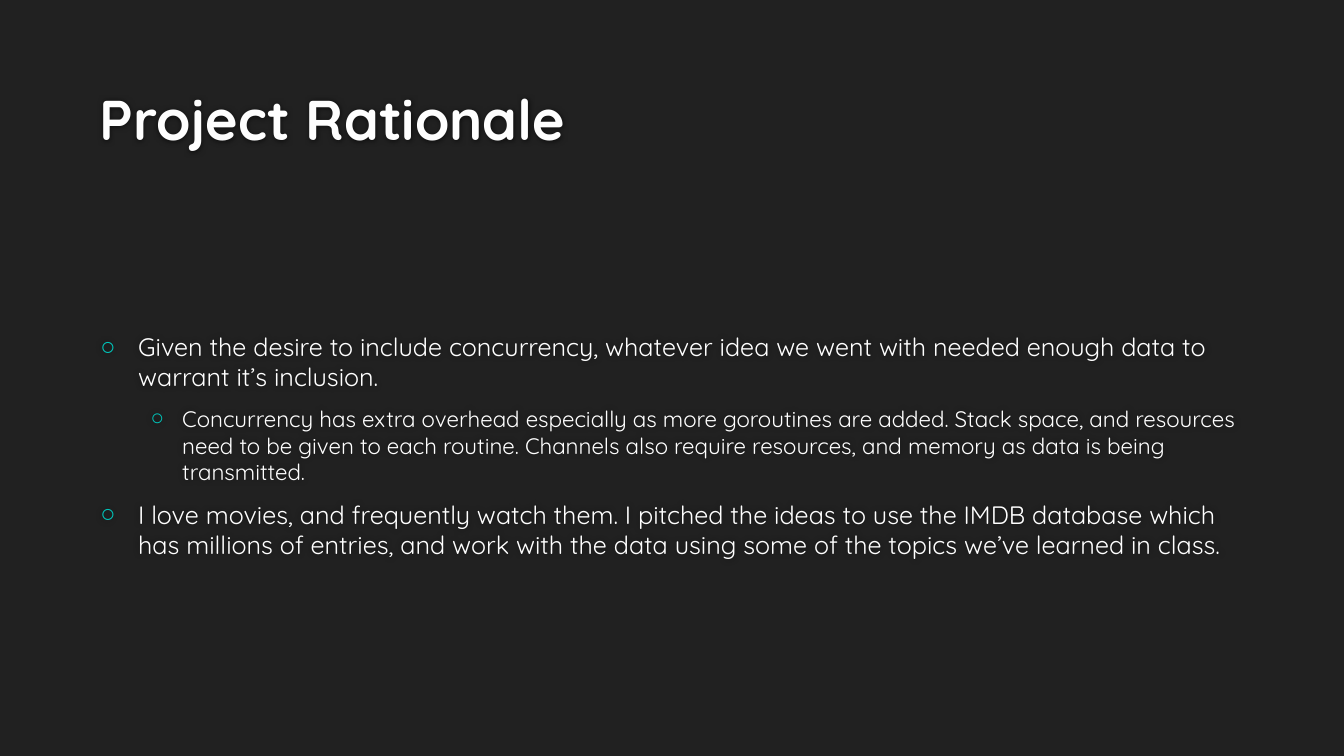
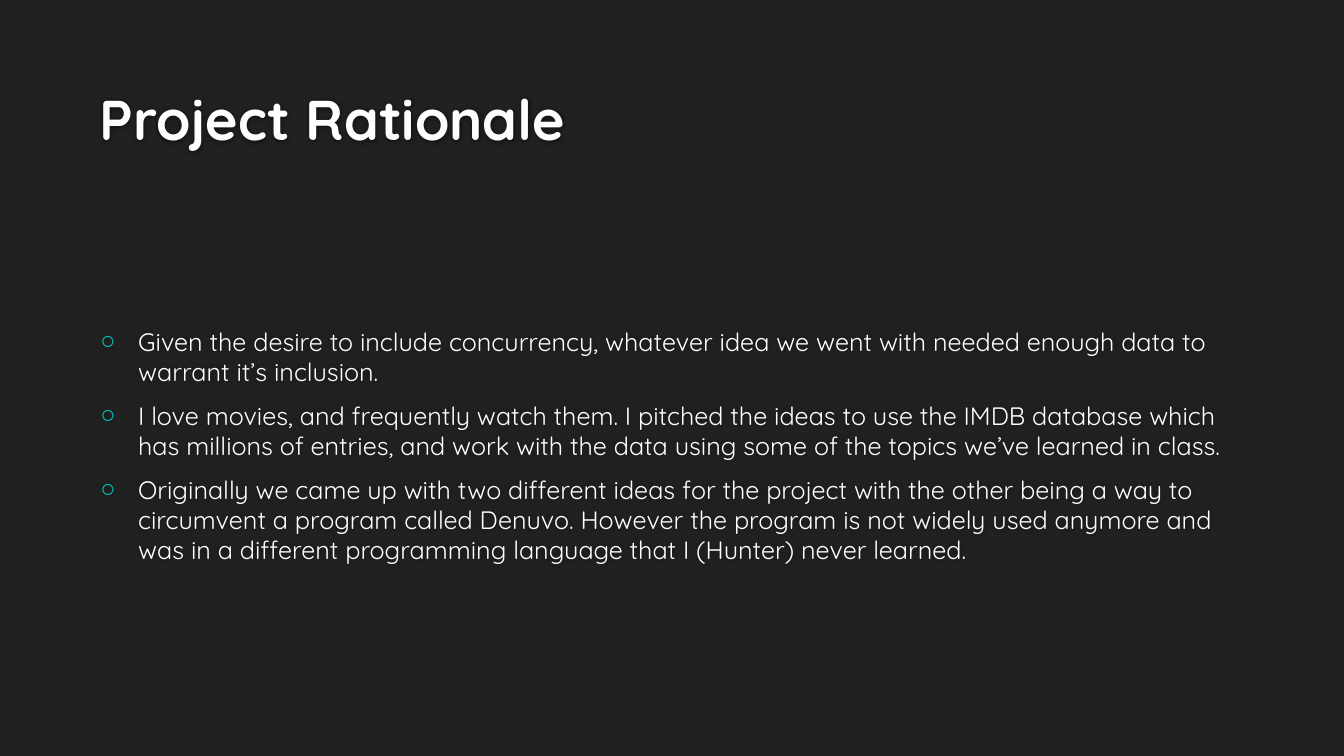
Before and after one commit to jacksongodsey/moviesearch, a slide deck: slide 3 of GROUP.pptx (slide 4 before the commit). Drawn at 1344x756 pixels with LibreOffice and Linux fonts; fonts in the diff are those of the drawing; background and template pictures are left out. Boxes give left, top, right and bottom in pixels: in the first picture for what was removed or moved away, otherwise in the second. Text is boxed around its words. In the diff, an @@ line names an element or a change of style, - is before the commit and + after.

```diff
--- a/GROUP.pptx
+++ b/GROUP.pptx
@@ text at bbox=[182, 410, 1235, 480]: paragraph removed @@
-  ○ Concurrency has extra overhead especially as more goroutines are added. Stack space, and resources need to be given to each routine. Channels also require resources, and memory as data is being transmitted.
@@ text at bbox=[138, 480, 1212, 564]: paragraph added @@
+○ Originally we came up with two different ideas for the project with the other being a way to circumvent a program called Denuvo. However the program is not widely used anymore and was in a different programming language that I (Hunter) never learned.
```
Also in this commit, not shown: 5 other slides changed, 1 slide added, 2 slides removed, 1 other file.
